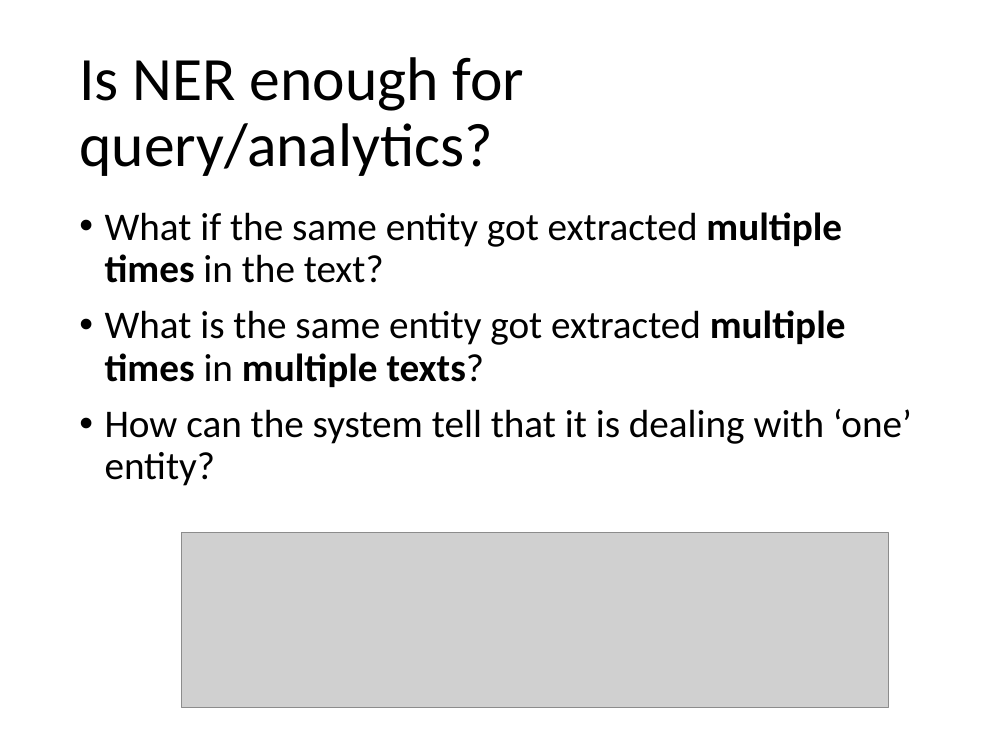
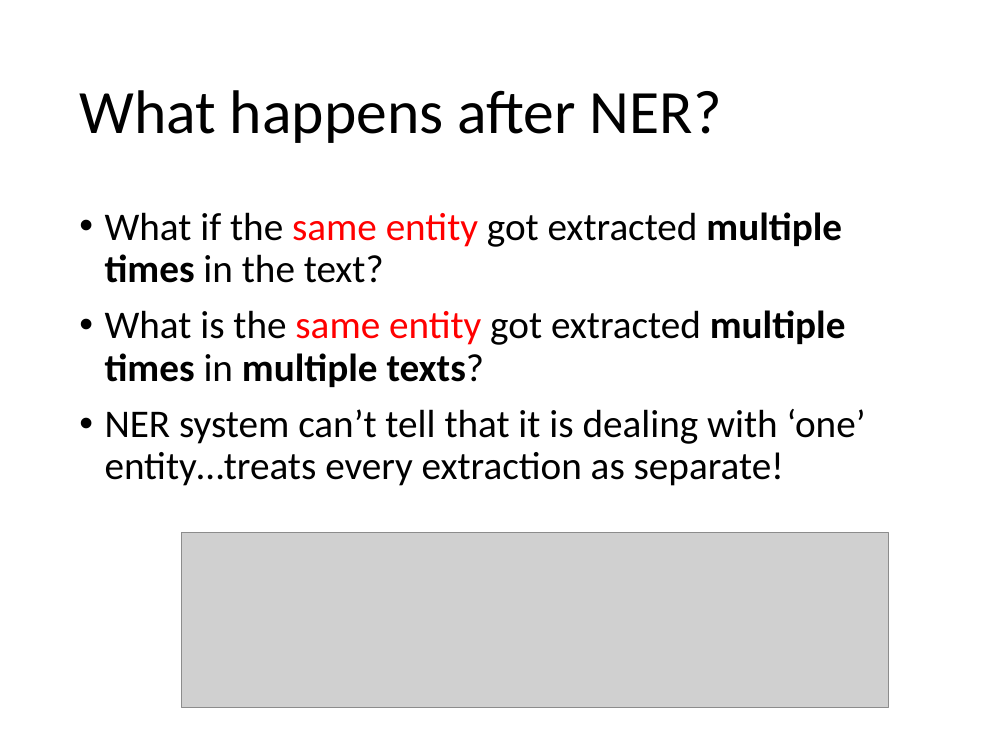
Before and after one commit to evhart/smasac-tutorial, a slide deck: slide 23 of slides/pptx/3-entity-extraction.pptx (slide 21 before the commit). Drawn at 1008x756 pixels with LibreOffice and Linux fonts; fonts in the diff are those of the drawing; grey boxes stand for pictures. Boxes give left, top, right and bottom in pixels: in the first picture for what was removed or moved away, otherwise in the second. Text is boxed around its words. In the diff, an @@ line names an element or a change of style, - is before the commit and + after.

Commit message:
changes to entity extraction slides

```diff
--- a/slides/pptx/3-entity-extraction.pptx
+++ b/slides/pptx/3-entity-extraction.pptx
@@ title at bbox=[79, 90, 722, 143]: text changed @@
-Is NER enough for query/analytics?
+What happens after NER?
@@ text at bbox=[105, 212, 846, 387]: text colour #000000 to #FF0000 in "same entity", "same entity" @@
@@ text at bbox=[105, 409, 866, 486]: text changed @@
-• How can the system tell that it is dealing with ‘one’ entity?
+• NER system can’t tell that it is dealing with ‘one’ entity…treats every extraction as separate!
```
Also in this commit, not shown: 11 other slides changed, 2 slides added.
